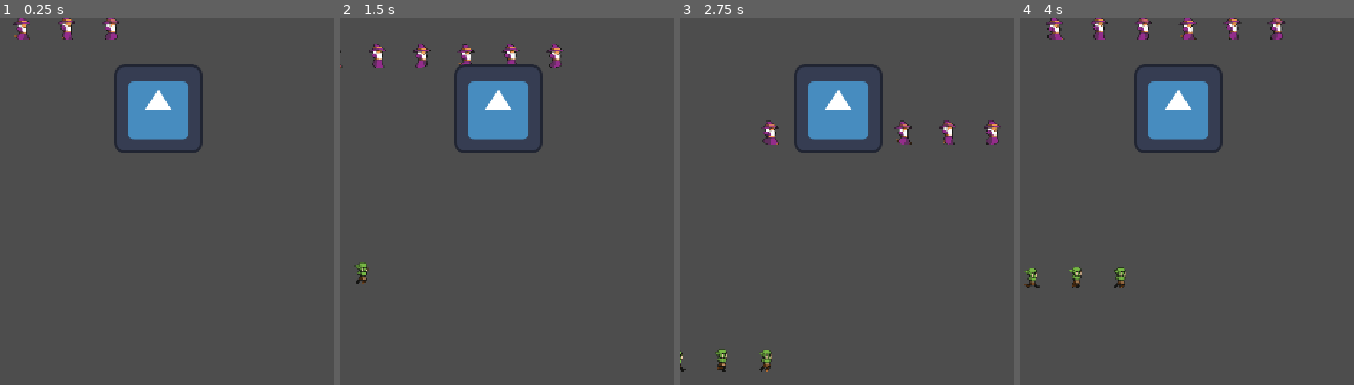
Above: before the commit, frames 1-4 (left to right).
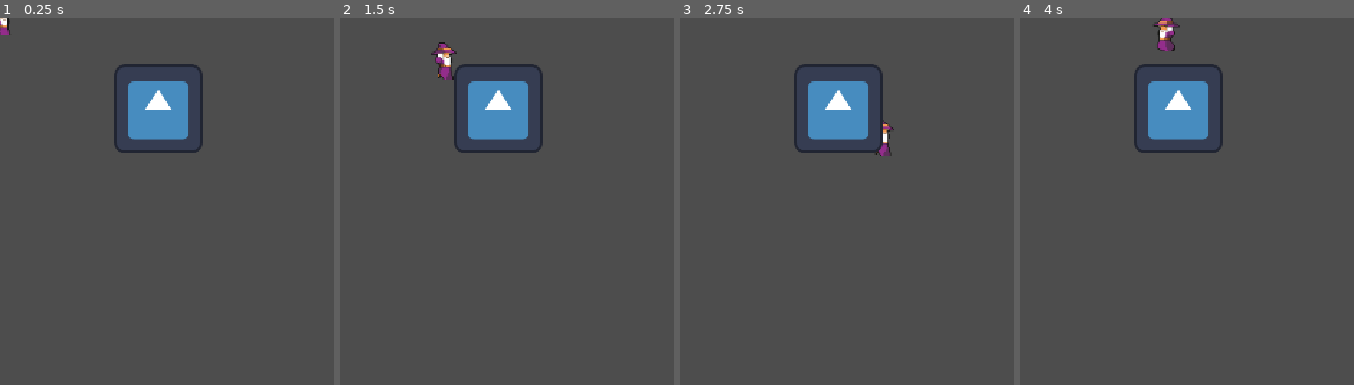
Above: after the commit, the same moments.

Repository: VladaParkhomenko/game-dev-labs
Game: Godot game, scene res://Main.tscn
The game is run twice, just before and just after one commit, with the same random seed, the same clock (stepped at 60 frames per second) and the same inputs. The engine's default icon, where the game draws it, is replaced by a stand-in: a white triangle on a blue panel in a dark square.
Inputs:
- Up to frame 1 (0.25 s): no input
- Up to frame 2 (1.5 s): tap Enter at 0.5 s; hold Right (ui_right) 0.53-1.28 s; hold Down (ui_down) from 1.28 s (still down)
- Up to frame 3 (2.75 s): release Down (ui_down) at 2.03 s; hold Right (ui_right) from 2.03 s (still down)
- Up to frame 4 (4 s): release Right (ui_right) at 2.78 s; hold Up (ui_up) 2.78-3.53 s; hold Left (ui_left) from 3.53 s (still down)

The runs differ from the first frame. In frame 1, 0.7% of the frame differs, in the area x 0-36%, y 0-6%; in frame 2, 1.6%; in frame 3, 1.4%; in frame 4, 2.1%, in the area x 1-80%, y 0-74%.

Commit message:
feat: fix sprite sheet slicing and scale up player and enemy animations

Diff:
--- a/zad-1-prog/Main.tscn
+++ b/zad-1-prog/Main.tscn
@@ -52,9 +52,6 @@
 animations = [{
 "frames": [{
 "duration": 1.0,
-"texture": ExtResource("2_fos0i")
-}, {
-"duration": 1.0,
 "texture": SubResource("AtlasTexture_03owx")
 }, {
 "duration": 1.0,
@@ -71,9 +68,6 @@
 "speed": 5.0
 }, {
 "frames": [{
-"duration": 1.0,
-"texture": ExtResource("3_lgr22")
-}, {
 "duration": 1.0,
 "texture": SubResource("AtlasTexture_c6i3y")
 }, {
@@ -101,13 +95,13 @@
 size = Vector2(126, 126)
 
 [sub_resource type="RectangleShape2D" id="RectangleShape2D_57qmd"]
-size = Vector2(104, 629)
+size = Vector2(104, 122.5)
 
 [sub_resource type="RectangleShape2D" id="RectangleShape2D_d0u6y"]
-size = Vector2(698, 90)
+size = Vector2(183, 35)
 
 [sub_resource type="RectangleShape2D" id="RectangleShape2D_3gngh"]
-size = Vector2(273.25, 276)
+size = Vector2(107.625, 81)
 
 [sub_resource type="AtlasTexture" id="AtlasTexture_5tuhn"]
 atlas = ExtResource("5_3dxm6")
@@ -153,9 +147,6 @@
 animations = [{
 "frames": [{
 "duration": 1.0,
-"texture": ExtResource("5_3dxm6")
-}, {
-"duration": 1.0,
 "texture": SubResource("AtlasTexture_5tuhn")
 }, {
 "duration": 1.0,
@@ -172,9 +163,6 @@
 "speed": 5.0
 }, {
 "frames": [{
-"duration": 1.0,
-"texture": ExtResource("7_trn2v")
-}, {
 "duration": 1.0,
 "texture": SubResource("AtlasTexture_bg4s2")
 }, {
@@ -206,9 +194,10 @@
 [node name="Player" type="CharacterBody2D" parent="." unique_id=1641765328]
 script = ExtResource("1_uu6xs")
 
-[node name="Sprite2D" type="AnimatedSprite2D" parent="Player" unique_id=2064628679]
+[node name="AnimatedSprite2D" type="AnimatedSprite2D" parent="Player" unique_id=2064628679]
+scale = Vector2(1.5, 1.5)
 sprite_frames = SubResource("SpriteFrames_g4v7s")
-animation = &"run"
+animation = &"idle"
 
 [node name="CollisionShape2D" type="CollisionShape2D" parent="Player" unique_id=558857452]
 shape = SubResource("RectangleShape2D_g4v7s")
@@ -220,24 +209,25 @@
 texture = ExtResource("1_glv2v")
 
 [node name="CollisionShape2D" type="CollisionShape2D" parent="Wall" unique_id=2083213064]
-position = Vector2(118, 616)
+position = Vector2(118, 362.75)
 shape = SubResource("RectangleShape2D_57qmd")
 
 [node name="CollisionShape2D2" type="CollisionShape2D" parent="Wall" unique_id=1741837347]
-position = Vector2(672, 336)
+position = Vector2(414.5, 308.5)
 shape = SubResource("RectangleShape2D_d0u6y")
 
 [node name="CollisionShape2D3" type="CollisionShape2D" parent="Wall" unique_id=1334049782]
-position = Vector2(598.375, 745)
+position = Vector2(506, 575)
 shape = SubResource("RectangleShape2D_3gngh")
 
 [node name="Enemy" type="CharacterBody2D" parent="." unique_id=1724800341]
 script = ExtResource("3_r0du0")
 
-[node name="Sprite2D" type="AnimatedSprite2D" parent="Enemy" unique_id=793490896]
+[node name="AnimatedSprite2D" type="AnimatedSprite2D" parent="Enemy" unique_id=793490896]
 position = Vector2(-257, 338)
+scale = Vector2(1.5, 1.5)
 sprite_frames = SubResource("SpriteFrames_yf5fn")
-animation = &"run"
+animation = &"idle"
 
 [node name="CollisionShape2D" type="CollisionShape2D" parent="Enemy" unique_id=1100753516]
 position = Vector2(-257, 338)
--- a/zad-1-prog/enemy.gd
+++ b/zad-1-prog/enemy.gd
@@ -2,11 +2,16 @@
 
 @export var speed: float = 140.0
 @onready var player: CharacterBody2D = get_node("../Player")
+@onready var animated_sprite: AnimatedSprite2D = $AnimatedSprite2D
 
 func _physics_process(delta: float) -> void:
 	if player:
-		#direction to Player
 		var direction = global_position.direction_to(player.global_position)
 		velocity = direction * speed
+		animated_sprite.play("run")
+		if direction.x < 0:
+			animated_sprite.flip_h = true
+		elif direction.x > 0:
+			animated_sprite.flip_h = false
 
 		move_and_slide()
--- a/zad-1-prog/player.gd
+++ b/zad-1-prog/player.gd
@@ -1,14 +1,21 @@
 extends CharacterBody2D
 
 @export var speed: float = 200.0
+@onready var animated_sprite: AnimatedSprite2D = $AnimatedSprite2D
 
 func _physics_process(delta: float) -> void:
-	#WASD i strzałki
+	#WASD
 	var direction := Input.get_vector("ui_left", "ui_right", "ui_up", "ui_down")
 
 	if direction:
 		velocity = direction * speed
+		animated_sprite.play("run")
+		if direction.x < 0:
+			animated_sprite.flip_h = true
+		elif direction.x > 0:
+			animated_sprite.flip_h = false
 	else:
 		velocity = velocity.move_toward(Vector2.ZERO, speed)
+		animated_sprite.play("idle")
 
 	move_and_slide()
